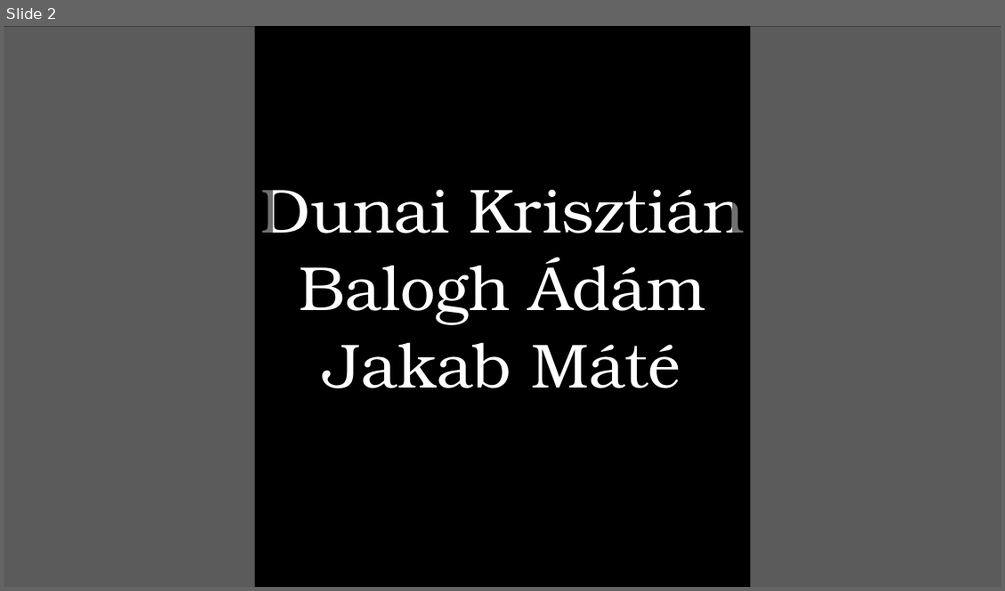
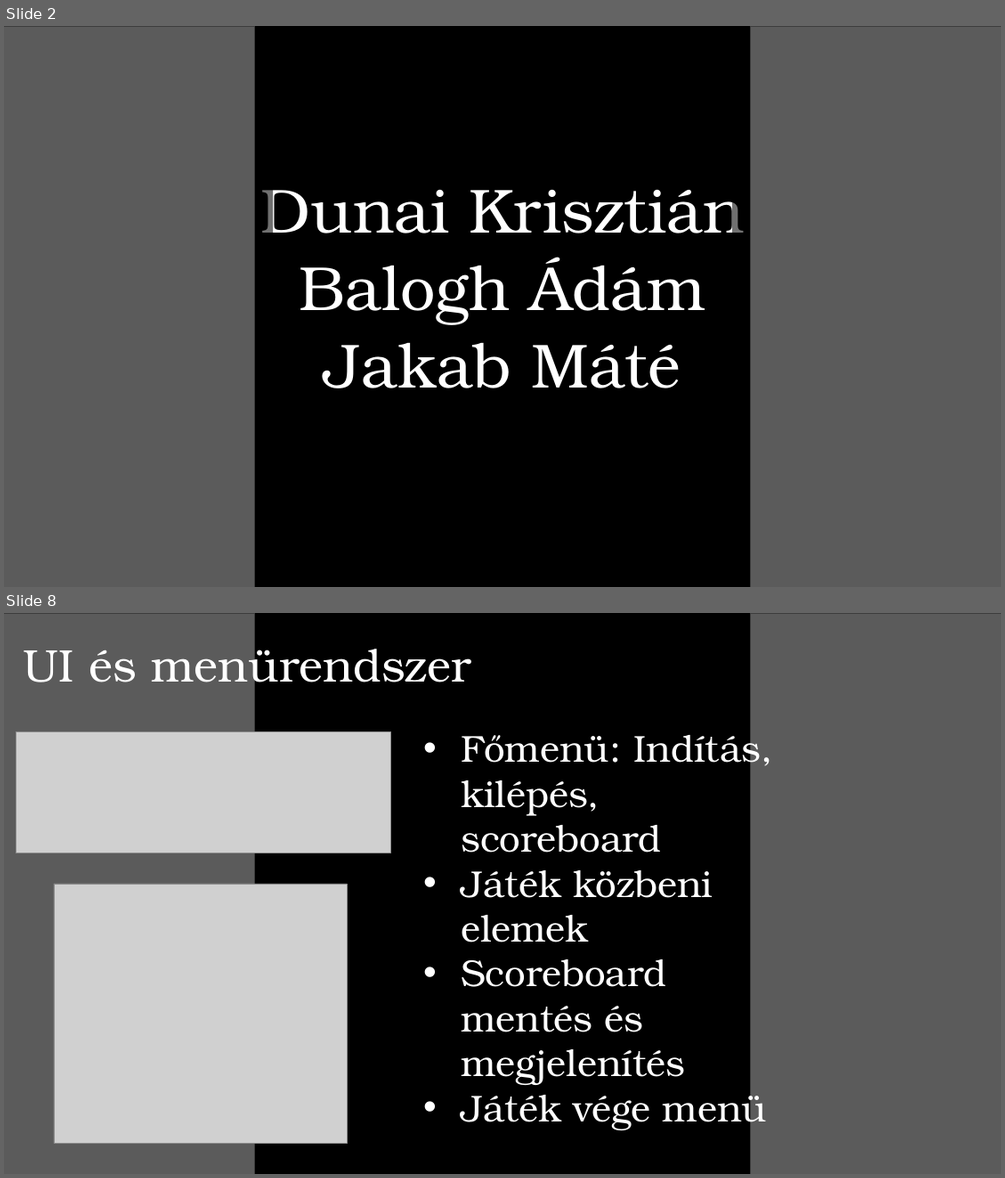
Before and after one commit to balogha2005/Tetris-projekt, a slide deck: PPT/Tetrisz ppt.pptx. Shown one above the other, each under a label of ours: slide 2 before the commit, slides 2 and 8 after it; the slides between them are not shown. The pictures are 1005x591 and 1005x1178 pixels, drawn with LibreOffice and Linux fonts; fonts in the diff are those of the drawing; grey boxes stand for pictures. Boxes give left, top, right and bottom in pixels: in the first picture for what was removed or moved away, otherwise in the second. Text is boxed around its words. In the diff, an @@ line names an element or a change of style, - is before the commit and + after.

```diff
--- a/PPT/Tetrisz ppt.pptx
+++ b/PPT/Tetrisz ppt.pptx
@@ slide 8 added at box(4, 613, 1001, 1174), background #000000 @@
@@ picture added at box(4, 613, 254, 1174) @@
@@ rectangle added at box(4, 613, 273, 1174), fill #000000 at 56% opacity @@
@@ title added at box(24, 639, 471, 693), 44 pt, text #FFFFFF @@
+UI és menürendszer
@@ rectangle added at box(732, 613, 1001, 1174), fill #000000 at 56% opacity @@
@@ picture added at box(751, 613, 1001, 1174) @@
@@ picture added at box(16, 731, 390, 852) @@
@@ text added at box(461, 727, 773, 1130), 36 pt, text #FFFFFF @@
+• Főmenü: Indítás, kilépés, scoreboard
+• Játék közbeni elemek
+• Scoreboard mentés és megjelenítés
+• Játék vége menü
@@ picture added at box(54, 884, 348, 1143) @@
```
Also in this commit, not shown: 2 slides changed, 6 other slides added, 6 slides removed.
